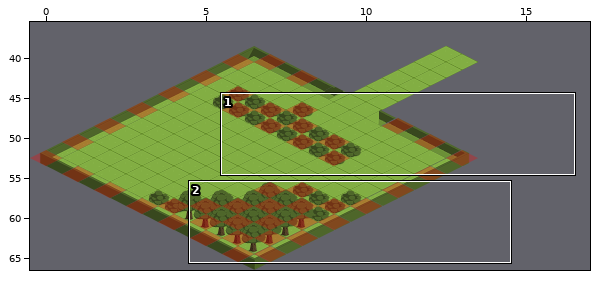
Two states of a Tiled map, time-out/assets/asset.tmx. Above, an overview of the earlier version with the close-up marked.
Close-up. First the earlier version:
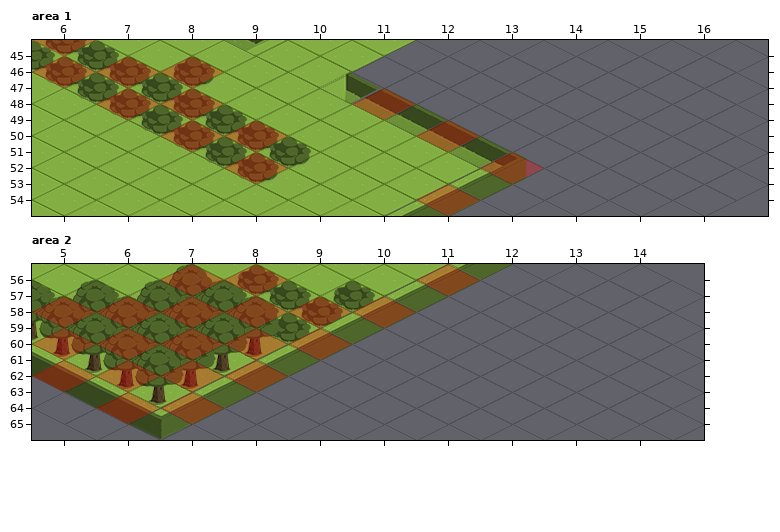
Cells are 64x32 px. Every second row is shifted by half a cell. Shown: area 1 x 6..16, y 45..54; area 2 x 5..14, y 56..65. The commit also changed other parts of the map, which this record leaves out.
The result:
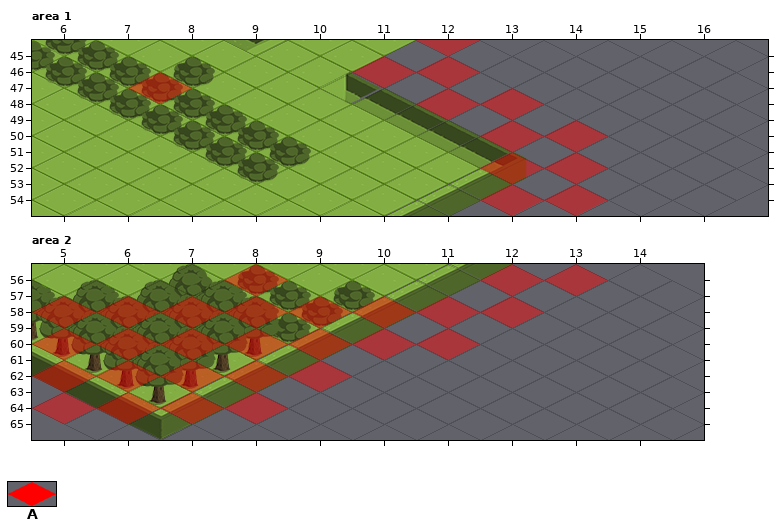
Key: from "asset_map": A 36.
_ is an empty cell.
Diff:
{"change": "layer \"Collision\" opacity 29% -> 45%"}
{"where": "layer \"Collision\", area 1"}
{"y":46,"x":6,"old":"AAA","new":"___"}
{"y":46,"x":11,"old":"__","new":"AA"}
{"y":47,"x":7,"old":"_","new":"A"}
{"y":48,"x":7,"old":"AA","new":"__"}
{"y":48,"x":11,"old":"A__","new":"_AA"}
{"y":50,"x":8,"old":"AA","new":"__"}
{"y":50,"x":12,"old":"A__","new":"_AA"}
{"y":52,"x":9,"old":"A","new":"_"}
{"y":52,"x":14,"old":"_","new":"A"}
{"y":54,"x":12,"old":"A__","new":"_AA"}
{"change": "layer \"Collision\" opacity 29% -> 45%"}
{"where": "layer \"Collision\", area 2"}
{"y":56,"x":7,"old":"A","new":"_"}
{"y":56,"x":11,"old":"A__","new":"_AA"}
{"y":58,"x":11,"old":"__","new":"AA"}
{"y":60,"x":10,"old":"__","new":"AA"}
{"y":62,"x":9,"old":"_","new":"A"}
{"y":64,"x":5,"old":"_","new":"A"}
{"y":64,"x":8,"old":"_","new":"A"}
